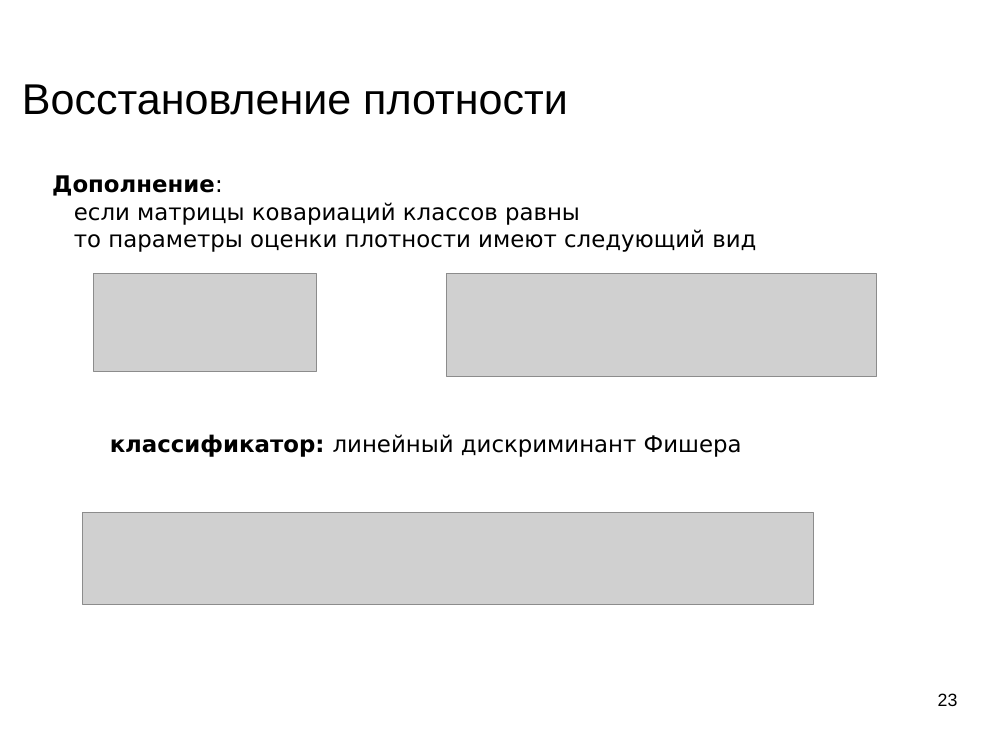
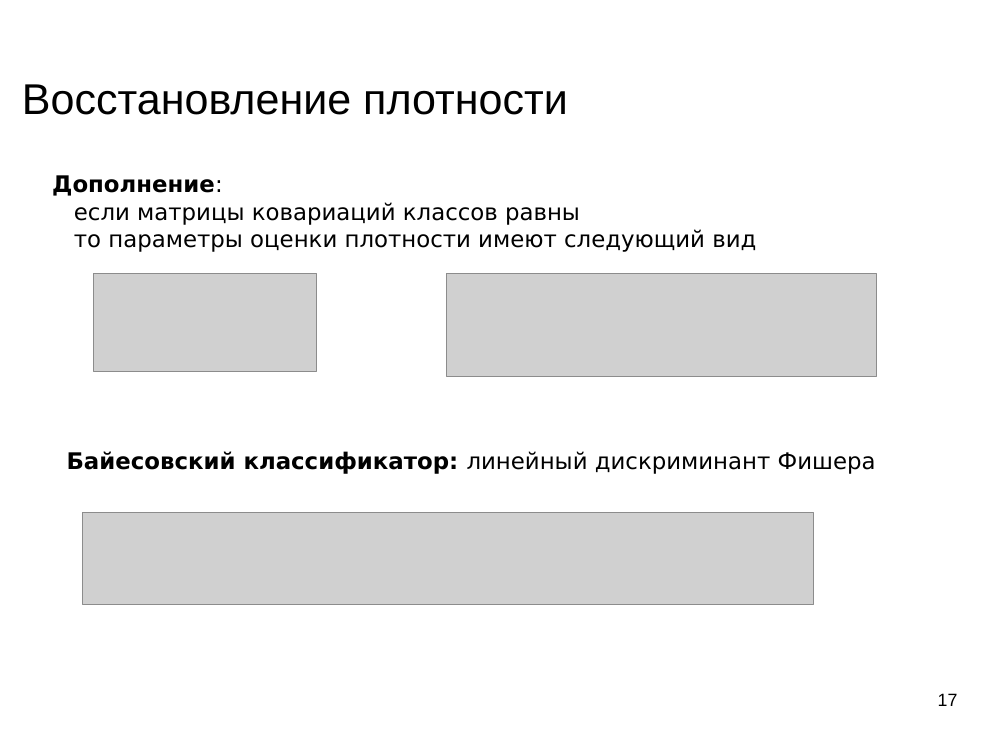
Before and after one commit to mechanoid5/ml_lectorium_legacy, a slide deck: slide 17 of 05-em.odp (slide 23 before the commit). Drawn at 1008x756 pixels with LibreOffice and Linux fonts; fonts in the diff are those of the drawing; grey boxes stand for pictures; background and template pictures are left out. Boxes give left, top, right and bottom in pixels: in the first picture for what was removed or moved away, otherwise in the second. Text is boxed around its words. In the diff, an @@ line names an element or a change of style, - is before the commit and + after.

```diff
--- a/05-em.odp
+++ b/05-em.odp
@@ text at bbox=[67, 451, 876, 474]: text changed @@
-классификатор: линейный дискриминант Фишера
+Байесовский классификатор: линейный дискриминант Фишера
@@ page number at bbox=[938, 693, 958, 706]: text changed @@
-23
+17
```
Also in this commit, not shown: 7 other slides changed, 1 slide added, 7 slides removed, 2 other files.
